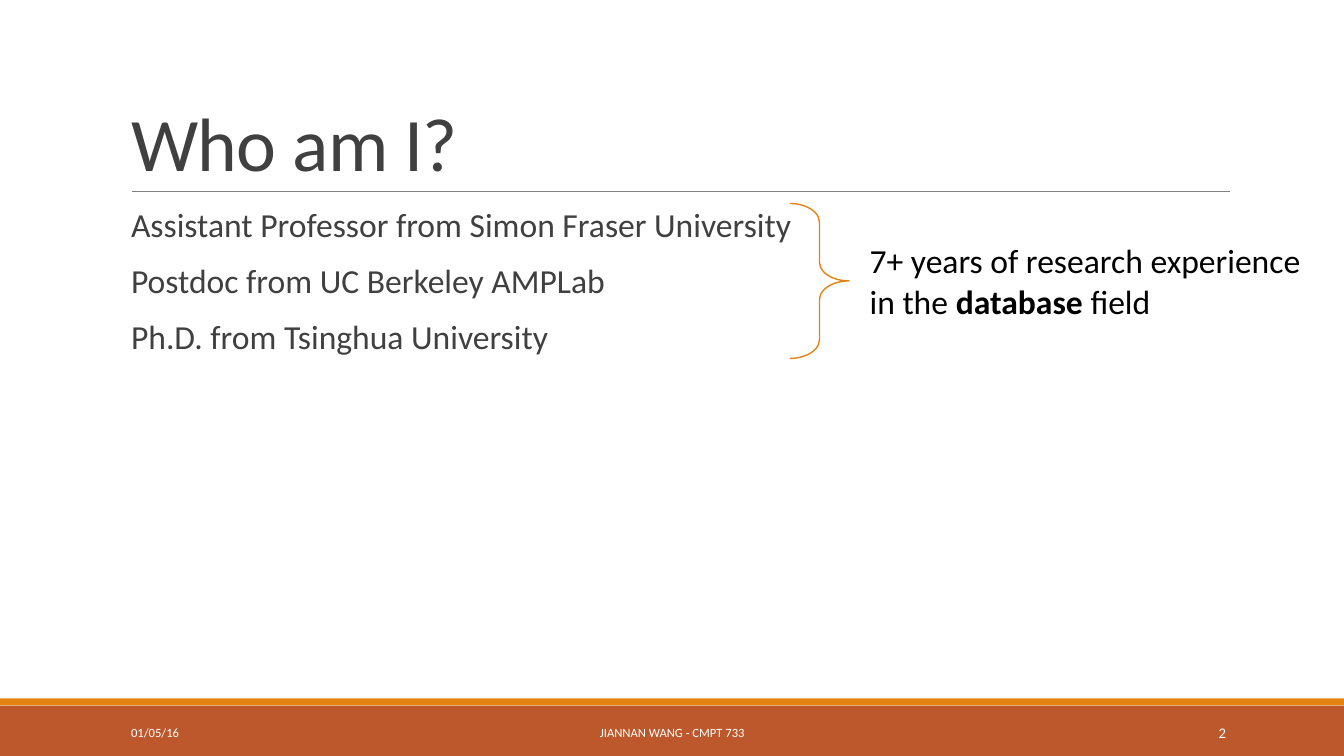
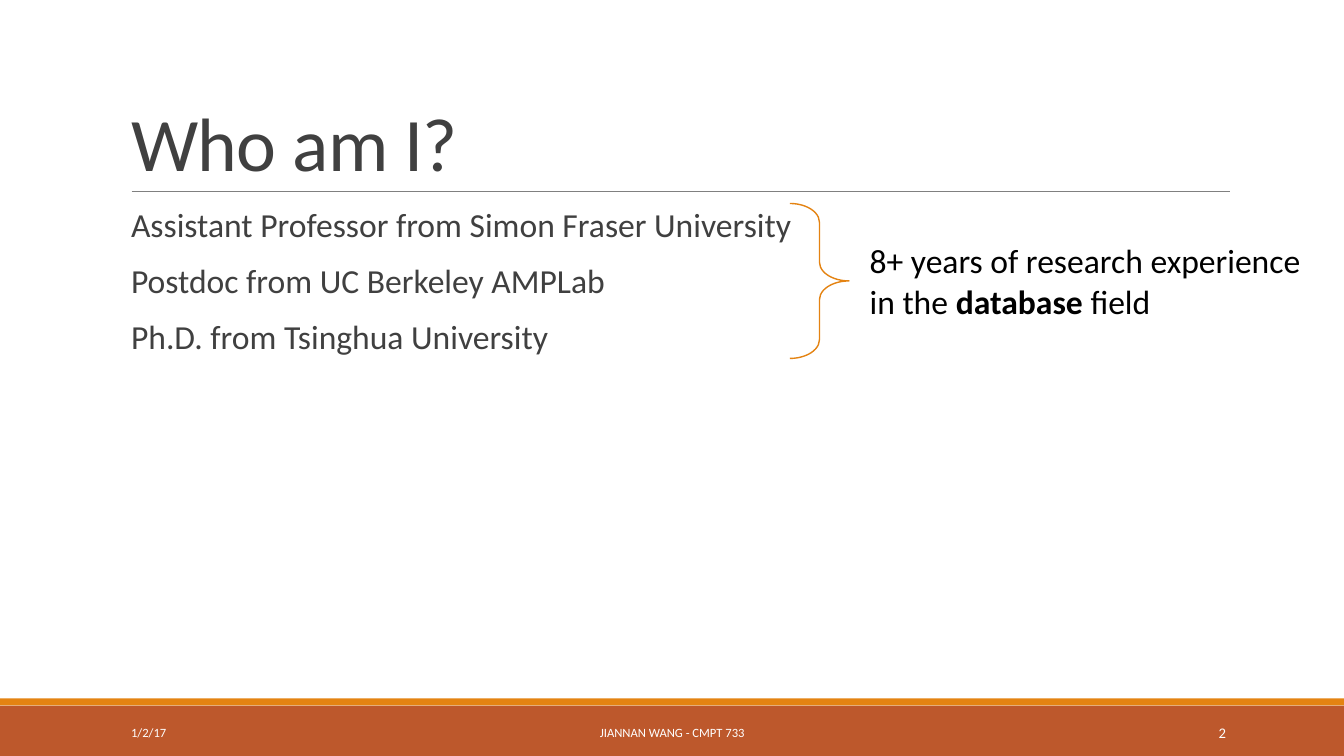
Before and after one commit to ZhensongQian/cmpt733, a slide deck: slide 2 of Lectures/Lec1/lec1-1.pptx. Drawn at 1344x756 pixels with LibreOffice and Linux fonts; fonts in the diff are those of the drawing. Boxes give left, top, right and bottom in pixels: in the first picture for what was removed or moved away, otherwise in the second. Text is boxed around its words. In the diff, an @@ line names an element or a change of style, - is before the commit and + after.

```diff
--- a/Lectures/Lec1/lec1-1.pptx
+++ b/Lectures/Lec1/lec1-1.pptx
@@ text at (x1=870, y1=249, x2=1301, y2=315): text changed @@
-7+ years of research experience in the database field
+8+ years of research experience in the database field
@@ text at (x1=131, y1=728, x2=166, y2=738): text changed @@
-01/05/16
+1/2/17
```
Also in this commit, not shown: 10 other slides changed, 2 other files.
